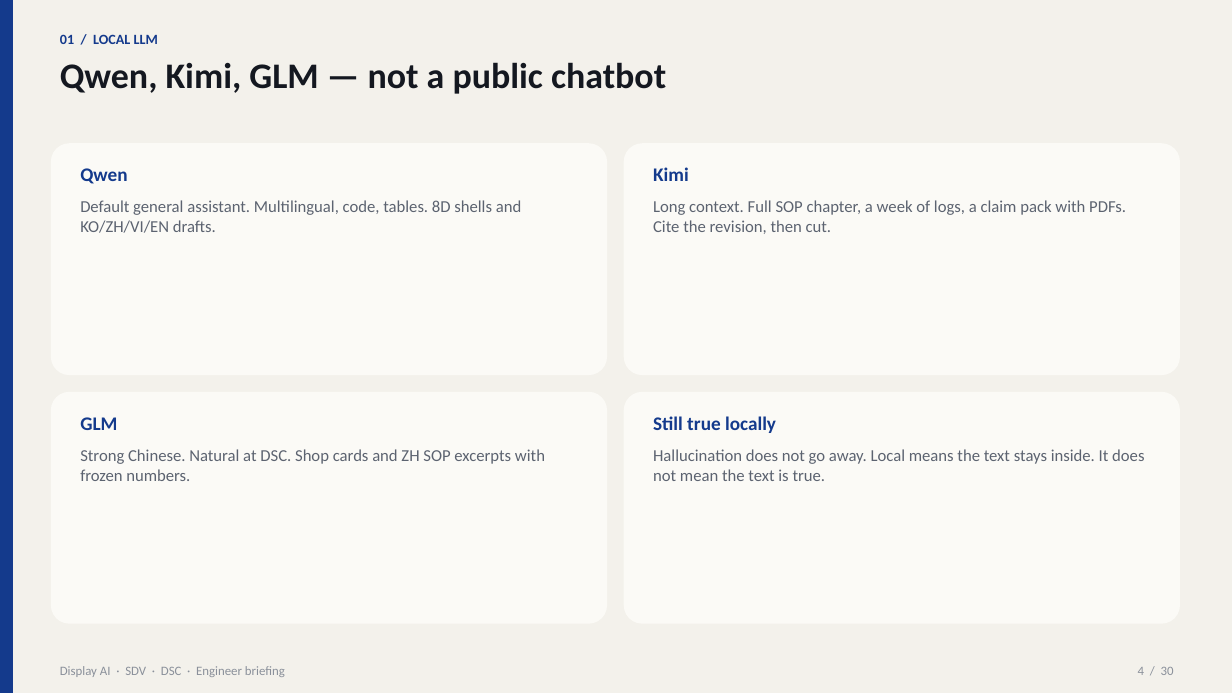
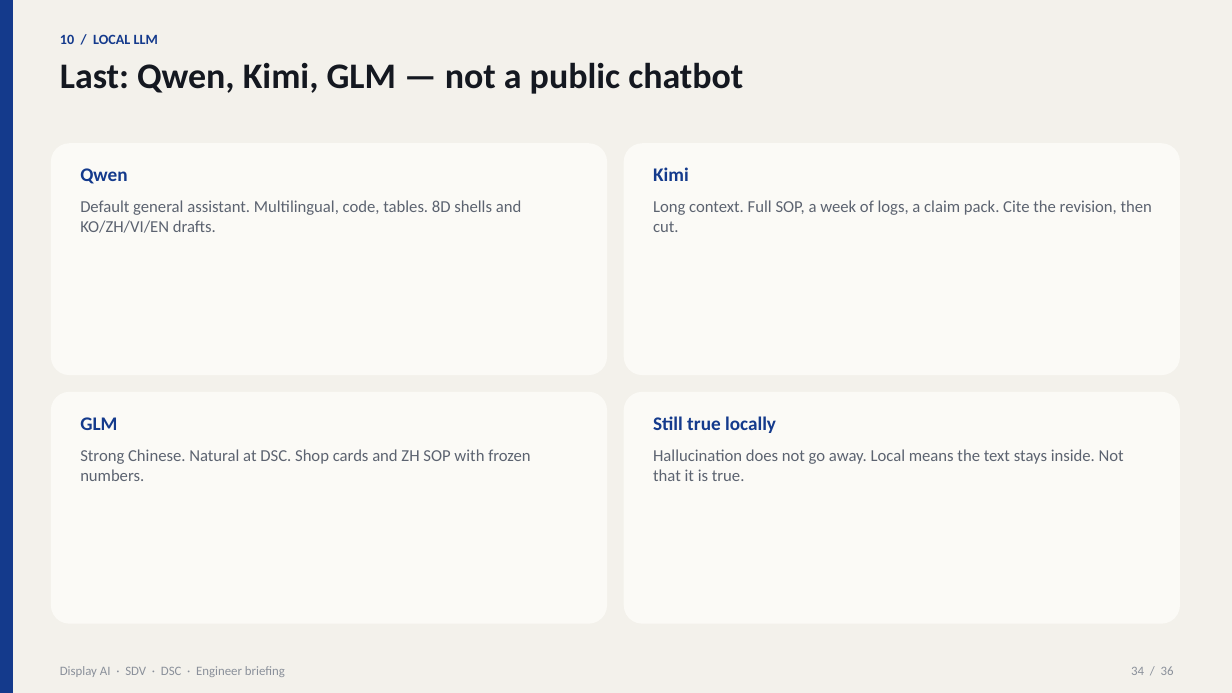
Before and after one commit to beyondlatent/welcome, a slide deck: slide 34 of Display-AI-Briefing-SDV-DSC.pptx (slide 4 before the commit). Drawn at 1232x693 pixels with LibreOffice and Linux fonts; fonts in the diff are those of the drawing. Boxes give left, top, right and bottom in pixels: in the first picture for what was removed or moved away, otherwise in the second. Text is boxed around its words. In the diff, an @@ line names an element or a change of style, - is before the commit and + after.

Commit message:
Move local LLM last; add AI and GenAI can/cannot

```diff
--- a/Display-AI-Briefing-SDV-DSC.pptx
+++ b/Display-AI-Briefing-SDV-DSC.pptx
@@ text at [60,34,158,44]: text changed @@
-01 / LOCAL LLM
+10 / LOCAL LLM
@@ text at [60,62,743,94]: text changed @@
-Qwen, Kimi, GLM — not a public chatbot
+Last: Qwen, Kimi, GLM — not a public chatbot
@@ text at [653,200,1152,232]: text changed @@
-Long context. Full SOP chapter, a week of logs, a claim pack with PDFs. Cite the revision, then cut.
+Long context. Full SOP, a week of logs, a claim pack. Cite the revision, then cut.
@@ text at [80,449,530,481]: text changed @@
-Strong Chinese. Natural at DSC. Shop cards and ZH SOP excerpts with frozen numbers.
+Strong Chinese. Natural at DSC. Shop cards and ZH SOP with frozen numbers.
@@ text at [653,449,1124,481]: text changed @@
-Hallucination does not go away. Local means the text stays inside. It does not mean the text is true.
+Hallucination does not go away. Local means the text stays inside. Not that it is true.
@@ text at [1131,666,1174,675]: text changed @@
-4 / 30
+34 / 36
```
Also in this commit, not shown: 27 other slides changed, 6 slides added, 3 other files.
